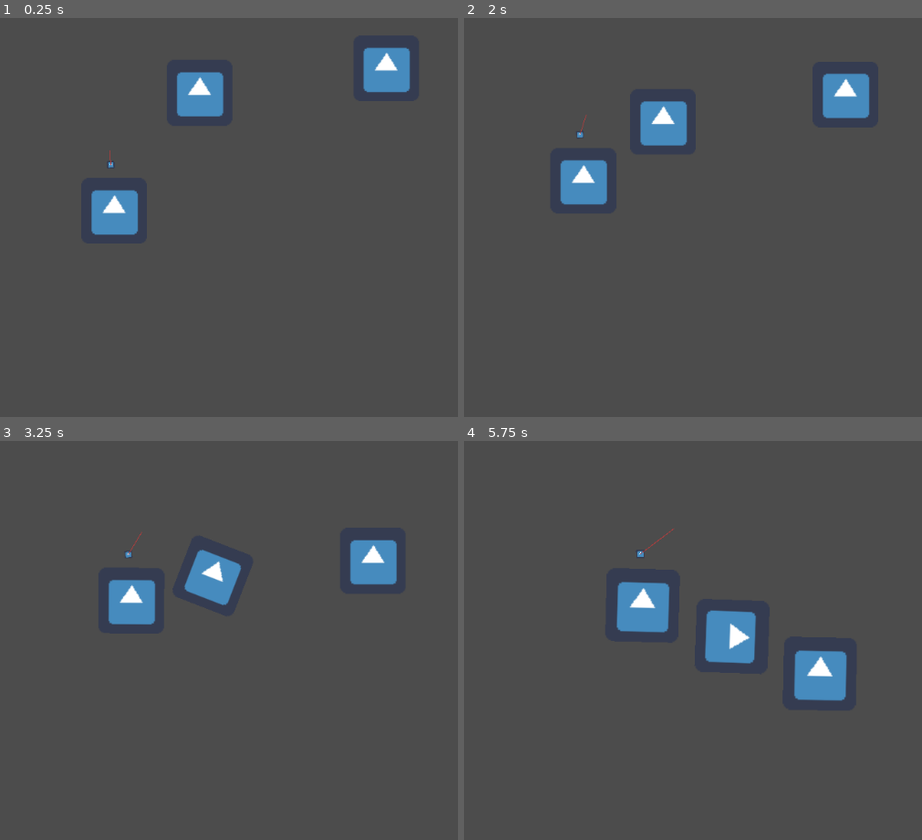
Above: before the commit, frames 1-4 (two rows, left to right).
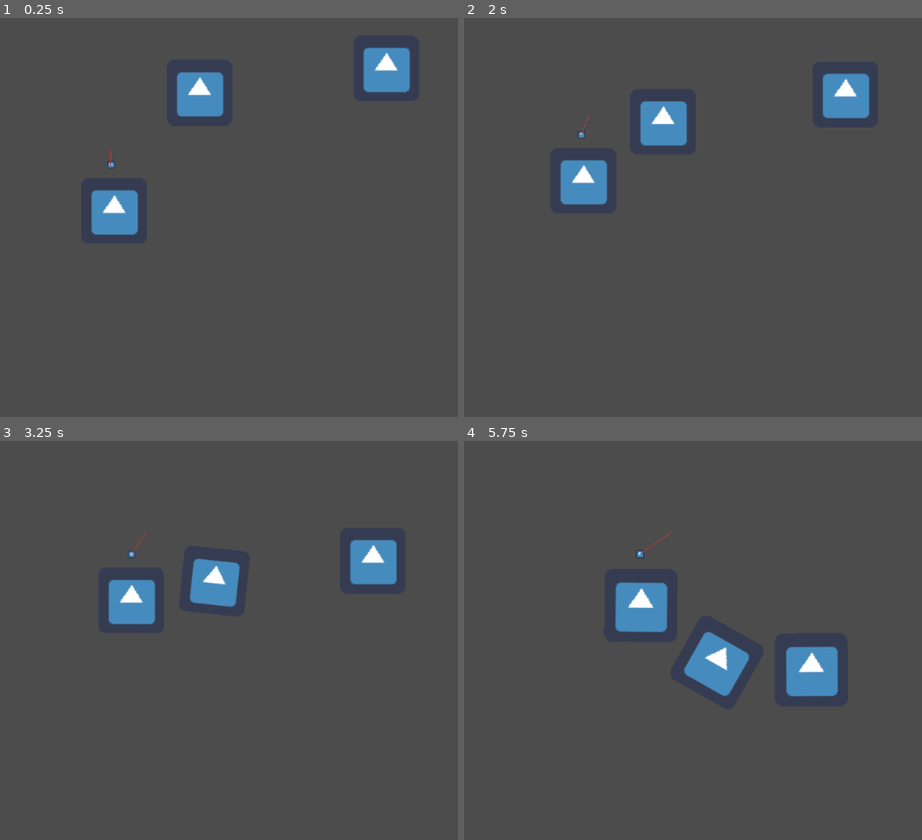
Above: after the commit, the same moments.

Repository: Pfeil/Moonshot
Game: Godot game, scene res://main.tscn
Two runs of this game, one before a commit and one after it. Both use one fixed random seed, a clock stepped at 60 frames per second and the inputs below. The engine's default icon, where the game draws it, is replaced by a stand-in: a white triangle on a blue panel in a dark square.
Inputs (mouse positions are in pixels of both pictures, inside the frame that each line leads up to):
- Up to frame 1 (0.25 s): no input
- Up to frame 2 (2 s): move the mouse to (738, 193) at 0.52 s; hold D (Player_RIGHT) 0.53-1.28 s; hold Mouse wheel up (Zoom_IN) 0.53-1.28 s; tap Space (Player_JUMP) at 0.77, 1.52 s; move the mouse to (outside the picture) at 1.27 s; hold A (Player_LEFT) from 1.28 s (still down); tap Mouse wheel down (Zoom_OUT) at 1.35 s
- Up to frame 3 (3.25 s): move the mouse to (187, 544) at 2.02 s; release A (Player_LEFT) at 2.03 s; hold Mouse wheel up (Zoom_IN) 2.03-2.78 s; hold D (Player_RIGHT) from 2.03 s (still down); move the mouse to (77, 724) at 2.77 s; tap Mouse wheel down (Zoom_OUT) at 2.85 s; tap Space (Player_JUMP) at 3.02 s
- Up to frame 4 (5.75 s): move the mouse to (798, 700) at 3.52 s; release D (Player_RIGHT) at 3.53 s; hold Mouse wheel up (Zoom_IN) 3.53-4.28 s; hold A (Player_LEFT) from 3.53 s (still down); tap Space (Player_JUMP) at 3.77, 4.52 s; move the mouse to (outside the picture) at 4.27 s; tap Mouse wheel down (Zoom_OUT) at 4.35 s; move the mouse to (615, 636) at 5.02 s; hold Mouse wheel up (Zoom_IN) from 5.03 s (still down)

The runs differ from the first frame. In frame 1, less than 0.1% of the frame differs, in the area x 23-25%, y 33-38%; in frame 2, less than 0.1%; in frame 3, 0.6%; in frame 4, 3.2%, in the area x 33-84%, y 21-66%.

Commit message:
Planet has groups and minor stuff.
Planet is now in groups "hitables" and "walkables".

Diff:
--- a/Planet.tscn
+++ b/Planet.tscn
@@ -3,18 +3,21 @@
 [ext_resource path="res://icon.png" type="Texture" id=1]
 
 [sub_resource type="PhysicsMaterial" id=1]
-friction = 100.0
+friction = 0.1
 rough = true
 bounce = 50.0
 absorbent = true
 
-[sub_resource type="CircleShape2D" id=3]
+[sub_resource type="CircleShape2D" id=2]
 radius = 649.935
 
-[sub_resource type="CircleShape2D" id=2]
+[sub_resource type="CircleShape2D" id=3]
 radius = 59.9279
 
-[node name="Planet" type="RigidBody2D"]
+[node name="Planet" type="RigidBody2D" groups=[
+"hitables",
+"walkables",
+]]
 physics_material_override = SubResource( 1 )
 linear_damp = 0.0
 angular_damp = 0.0
Not shown: 1 places in Planet.tscn that only renumber resources
